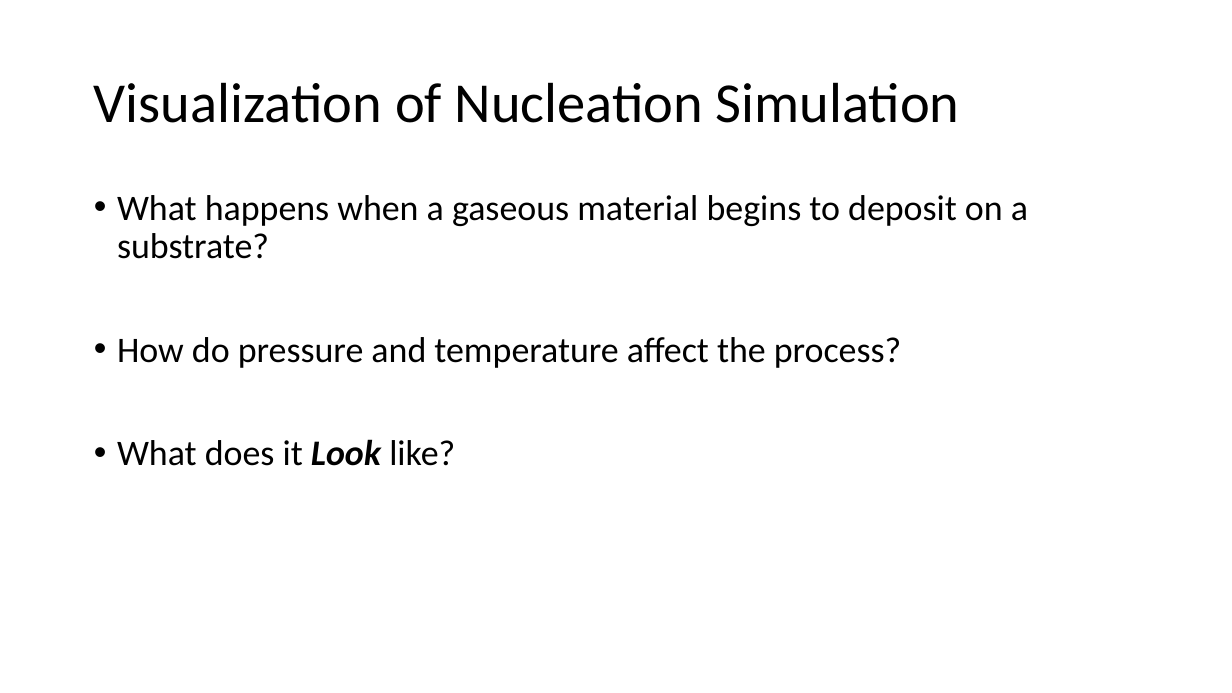
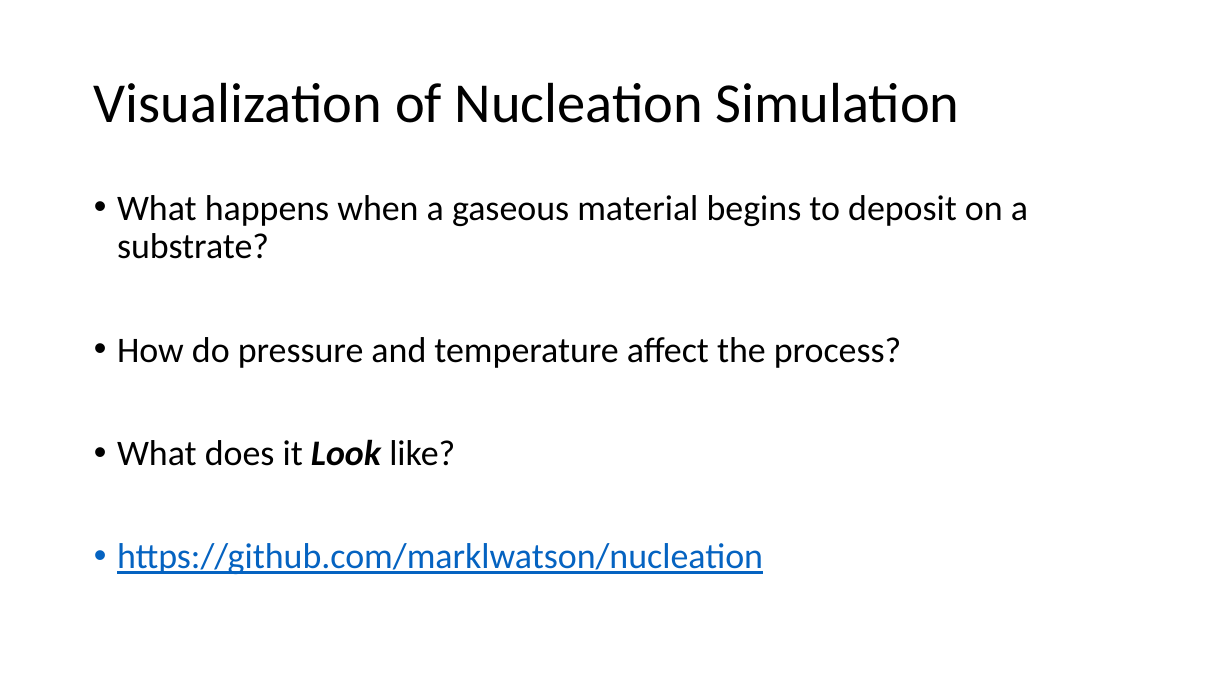
Before and after one commit to marklwatson/nucleation, a slide deck: slide 3 of VisualizationofNucleation.pptx. Drawn at 1232x693 pixels with LibreOffice and Linux fonts; fonts in the diff are those of the drawing. Boxes give left, top, right and bottom in pixels: in the first picture for what was removed or moved away, otherwise in the second. Text is boxed around its words. In the diff, an @@ line names an element or a change of style, - is before the commit and + after.

Commit message:
added powerpoint presentation

```diff
--- a/VisualizationofNucleation.pptx
+++ b/VisualizationofNucleation.pptx
@@ text at box(117, 543, 763, 574): paragraph added @@
+• https://github.com/marklwatson/nucleation
```
